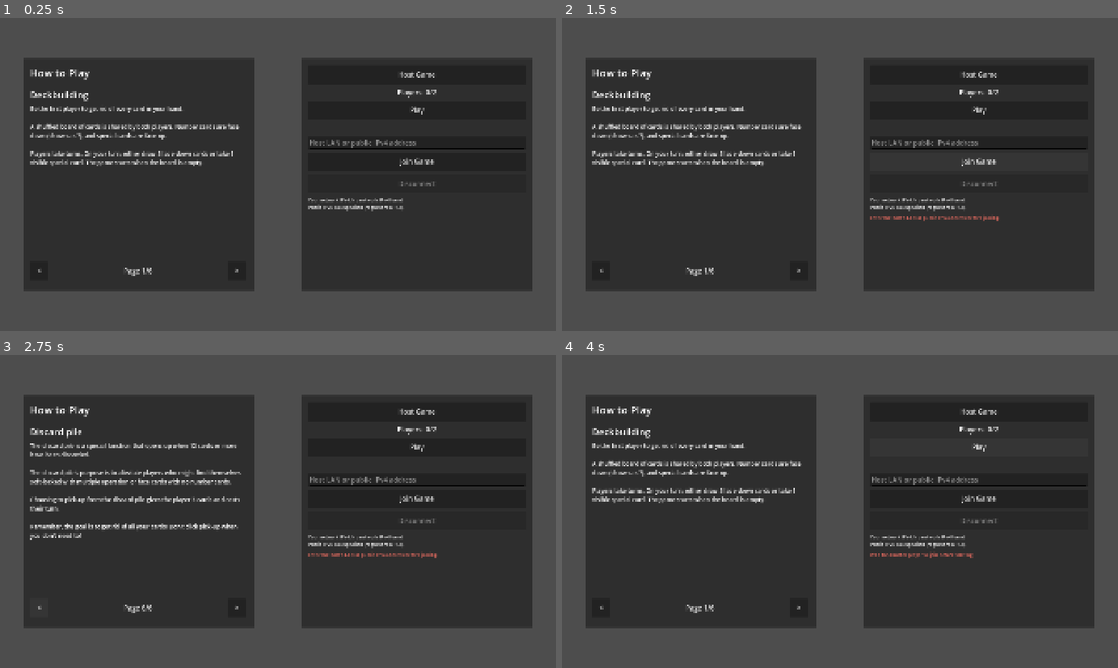
Above: before the commit, frames 1-4 (two rows, left to right).
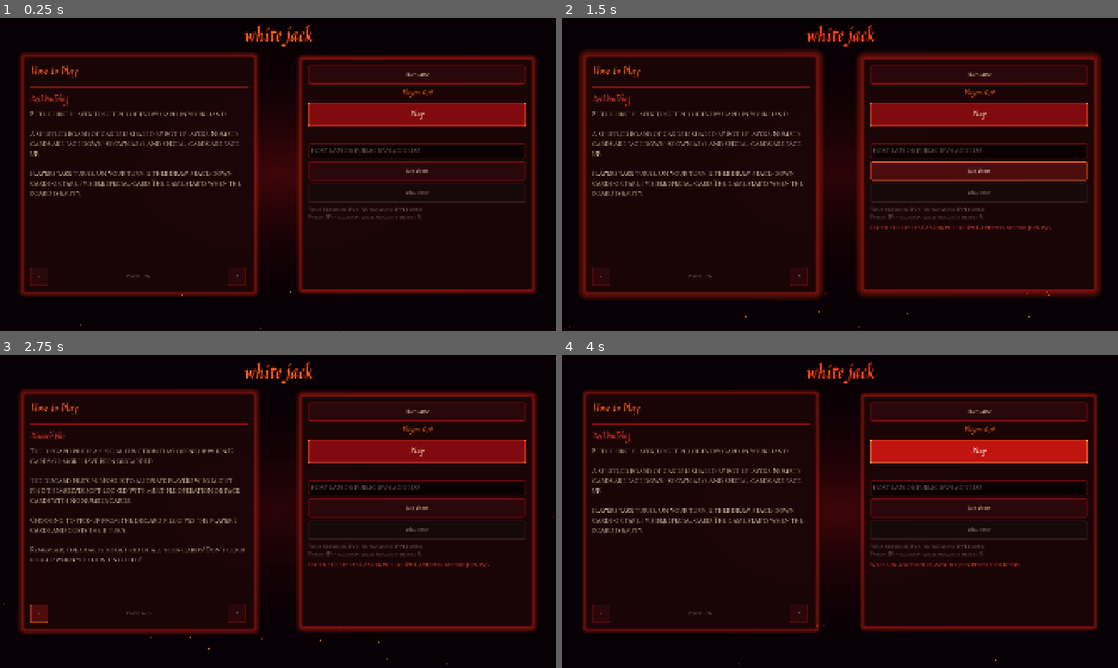
Above: after the commit, the same moments.

Repository: amechanos/Prototype-3
Game: Godot game, scene res://network_testing.tscn
Same seed, same stepped clock (60 frames per second), same inputs: the game is played once before the commit and once after it.
Inputs:
- Up to frame 1 (0.25 s): no input
- Up to frame 2 (1.5 s): click "Host Game" at 0.5 s; click "Join Game" at 1.25 s
- Up to frame 3 (2.75 s): click "<" at 2 s
- Up to frame 4 (4 s): click ">" at 2.75 s; click "Play" at 3.5 s

The runs differ from the first frame. In frame 1, 99% of the frame differs, in the area x 0-100%, y 0-100%; in frame 2, 99%; in frame 3, 99%; in frame 4, 99%.

Commit message:
changed opening screen ui to devil concept

Diff:
--- a/network_testing.gd
+++ b/network_testing.gd
@@ -2,6 +2,18 @@
 
 const PORT := 7000
 const MAX_REMOTE_PLAYERS := 1
+
+const FONT_PATH := "res://Assets/JimNightshade-Regular.ttf" #
+const BODY_FONT_PATH := "res://Assets/Cinzel-VariableFont_wght.ttf" #
+const GAME_TITLE := "white jack" #
+const COL_BG := Color(0.03, 0.0, 0.02)
+const COL_PANEL := Color(0.08, 0.015, 0.025, 0.94)
+const COL_BLOOD := Color(0.5, 0.04, 0.06)
+const COL_EMBER := Color(1.0, 0.4, 0.12)
+const COL_BONE := Color(0.93, 0.86, 0.74)
+const COL_DIM := Color(0.55, 0.45, 0.42)
+
+var _panel_style: StyleBoxFlat
 
 var _connection_active := false
 
@@ -33,6 +45,7 @@
 	return fallback_ipv4 if not fallback_ipv4.is_empty() else "No network IPv4 found"
 
 func _ready() -> void:
+	_apply_devil_look()
 	ip_label.text = "Your network IPv4: %s\nYour public IPv4: Looking up..." % get_my_local_ip()
 	_public_ip_request = HTTPRequest.new()
 	_public_ip_request.timeout = 10.0
@@ -187,7 +200,7 @@
 
 func _set_status(message: String, is_error: bool = false) -> void:
 	status_label.text = message
-	var color := Color(1.0, 0.45, 0.4) if is_error else Color(0.82, 0.88, 0.96)
+	var color := Color(1.0, 0.3, 0.25) if is_error else COL_BONE
 	status_label.add_theme_color_override("font_color", color)
 
 func _update_players() -> void:
@@ -204,3 +217,217 @@
 		remote_ids.size() + 1,
 		"\n".join(player_names)
 	]
+
+func _box(bg: Color, border: Color, border_width := 2, radius := 4, margin := 10) -> StyleBoxFlat:
+	var box := StyleBoxFlat.new()
+	box.bg_color = bg
+	box.border_color = border
+	box.set_border_width_all(border_width)
+	box.set_corner_radius_all(radius)
+	box.set_content_margin_all(margin)
+	return box
+
+
+func _build_theme() -> Theme:
+	_panel_style = _box(COL_PANEL, COL_BLOOD, 3, 6, 0)
+	_panel_style.shadow_color = Color(0.9, 0.15, 0.05, 0.5)
+	_panel_style.shadow_size = 16
+
+	var t := Theme.new()
+	if ResourceLoader.exists(FONT_PATH):
+		var font := load(FONT_PATH) as Font
+		if font != null:
+			t.default_font = font
+	t.default_font_size = 24
+
+	t.set_color("font_color", "Label", COL_BONE)
+	t.set_stylebox("panel", "PanelContainer", _panel_style)
+
+	var line := StyleBoxLine.new()
+	line.color = COL_BLOOD
+	line.thickness = 2
+	t.set_stylebox("separator", "HSeparator", line)
+	t.set_constant("separation", "HSeparator", 14)
+
+	t.set_font_size("font_size", "Button", 28)
+	t.set_color("font_color", "Button", COL_BONE)
+	t.set_color("font_hover_color", "Button", Color.WHITE)
+	t.set_color("font_pressed_color", "Button", COL_EMBER)
+	t.set_color("font_focus_color", "Button", COL_BONE)
+	t.set_color("font_disabled_color", "Button", COL_DIM)
+	t.set_stylebox("normal", "Button", _box(Color(0.16, 0.03, 0.04), COL_BLOOD))
+	t.set_stylebox("hover", "Button", _box(Color(0.3, 0.05, 0.05), COL_EMBER))
+	t.set_stylebox("pressed", "Button", _box(Color(0.08, 0.0, 0.0), COL_EMBER))
+	t.set_stylebox("disabled", "Button", _box(Color(0.08, 0.04, 0.04, 0.8), Color(0.22, 0.12, 0.12)))
+	t.set_stylebox("focus", "Button", StyleBoxEmpty.new())
+
+	for state in ["normal", "hover", "pressed", "hover_pressed", "disabled"]:
+		t.set_stylebox(state, "CheckButton", StyleBoxEmpty.new())
+
+	t.set_font_size("font_size", "LineEdit", 24)
+	t.set_color("font_color", "LineEdit", COL_BONE)
+	t.set_color("font_placeholder_color", "LineEdit", COL_DIM)
+	t.set_color("caret_color", "LineEdit", COL_EMBER)
+	t.set_color("selection_color", "LineEdit", COL_BLOOD)
+	t.set_stylebox("normal", "LineEdit", _box(Color(0.04, 0.01, 0.01), COL_BLOOD))
+	t.set_stylebox("focus", "LineEdit", _box(Color(0.06, 0.01, 0.01), COL_EMBER))
+	return t
+
+
+func _apply_devil_look() -> void:
+	theme = _build_theme()
+	_add_backdrop()
+	_add_embers()
+	_add_title()
+	_style_text()
+	_apply_body_font()
+
+	var breathe := create_tween().set_loops()
+	breathe.tween_property(_panel_style, "shadow_size", 30, 1.8).set_trans(Tween.TRANS_SINE).set_ease(Tween.EASE_IN_OUT)
+	breathe.tween_property(_panel_style, "shadow_size", 12, 1.8).set_trans(Tween.TRANS_SINE).set_ease(Tween.EASE_IN_OUT)
+
+
+func _add_backdrop() -> void:
+	var base := ColorRect.new()
+	base.color = COL_BG
+	base.mouse_filter = Control.MOUSE_FILTER_IGNORE
+	add_child(base)
+	base.set_anchors_and_offsets_preset(Control.PRESET_FULL_RECT)
+	move_child(base, 0)
+
+	var gradient := Gradient.new()
+	gradient.set_color(0, Color(0.4, 0.04, 0.05, 0.6))
+	gradient.set_color(1, Color(0.0, 0.0, 0.0, 0.0))
+	var texture := GradientTexture2D.new()
+	texture.gradient = gradient
+	texture.fill = GradientTexture2D.FILL_RADIAL
+	texture.fill_from = Vector2(0.5, 0.5)
+	texture.fill_to = Vector2(1.0, 0.5)
+	texture.width = 512
+	texture.height = 512
+
+	var glow := TextureRect.new()
+	glow.texture = texture
+	glow.expand_mode = TextureRect.EXPAND_IGNORE_SIZE
+	glow.stretch_mode = TextureRect.STRETCH_SCALE
+	glow.mouse_filter = Control.MOUSE_FILTER_IGNORE
+	add_child(glow)
+	glow.set_anchors_and_offsets_preset(Control.PRESET_FULL_RECT)
+	move_child(glow, 1)
+
+	var flicker := glow.create_tween().set_loops()
+	flicker.tween_property(glow, "modulate:a", 0.55, 2.2).set_trans(Tween.TRANS_SINE).set_ease(Tween.EASE_IN_OUT)
+	flicker.tween_property(glow, "modulate:a", 1.0, 2.2).set_trans(Tween.TRANS_SINE).set_ease(Tween.EASE_IN_OUT)
+
+
+func _add_embers() -> void:
+	var view_size := get_viewport_rect().size
+	var embers := CPUParticles2D.new()
+	embers.amount = 70
+	embers.lifetime = 7.0
+	embers.preprocess = 7.0
+	embers.emission_shape = CPUParticles2D.EMISSION_SHAPE_RECTANGLE
+	embers.emission_rect_extents = Vector2(view_size.x / 2.0, 10.0)
+	embers.position = Vector2(view_size.x / 2.0, view_size.y + 10.0)
+	embers.direction = Vector2(0, -1)
+	embers.spread = 25.0
+	embers.gravity = Vector2.ZERO
+	embers.initial_velocity_min = 30.0
+	embers.initial_velocity_max = 90.0
+	embers.scale_amount_min = 1.5
+	embers.scale_amount_max = 4.0
+
+	var fade := Gradient.new()
+	fade.set_color(0, Color(1.0, 0.6, 0.2, 0.0))
+	fade.set_color(1, Color(0.8, 0.1, 0.05, 0.0))
+	fade.add_point(0.2, Color(1.0, 0.5, 0.15, 0.9))
+	embers.color_ramp = fade
+
+	add_child(embers)
+	move_child(embers, 2)
+
+
+func _add_title() -> void:
+	var title := Label.new()
+	title.name = "GameTitle"
+	title.text = GAME_TITLE
+	title.horizontal_alignment = HORIZONTAL_ALIGNMENT_CENTER
+	title.mouse_filter = Control.MOUSE_FILTER_IGNORE
+	title.add_theme_font_size_override("font_size", 76)
+	title.add_theme_color_override("font_color", COL_EMBER)
+	title.add_theme_color_override("font_outline_color", Color(0.15, 0.0, 0.0))
+	title.add_theme_constant_override("outline_size", 8)
+	add_child(title)
+	title.anchor_right = 1.0
+	title.offset_top = 10.0
+	title.offset_bottom = 110.0
+
+	var pulse := title.create_tween().set_loops()
+	pulse.tween_property(title, "modulate", Color(1.0, 0.7, 0.6), 1.4).set_trans(Tween.TRANS_SINE).set_ease(Tween.EASE_IN_OUT)
+	pulse.tween_property(title, "modulate", Color.WHITE, 1.4).set_trans(Tween.TRANS_SINE).set_ease(Tween.EASE_IN_OUT)
+
+
+func _style_text() -> void:
+	var tutorial_title := find_child("Title", true, false) as Label
+	if tutorial_title != null:
+		tutorial_title.add_theme_font_size_override("font_size", 44)
+		tutorial_title.add_theme_color_override("font_color", COL_EMBER)
+
+	var heading := find_child("Heading", true, false) as Label
+	if heading != null:
+		heading.add_theme_font_size_override("font_size", 34)
+		heading.add_theme_color_override("font_color", Color(0.9, 0.25, 0.2))
+
+	var body := find_child("Body", true, false) as Label
+	if body != null:
+		body.add_theme_font_size_override("font_size", 24)
+		body.autowrap_mode = TextServer.AUTOWRAP_WORD_SMART
+		body.size_flags_vertical = Control.SIZE_EXPAND_FILL
+
+	var page := find_child("Page", true, false) as Label
+	if page != null:
+		page.add_theme_color_override("font_color", COL_DIM)
+		page.horizontal_alignment = HORIZONTAL_ALIGNMENT_CENTER
+
+	players_label.add_theme_font_size_override("font_size", 28)
+	players_label.add_theme_color_override("font_color", COL_EMBER)
+	players_label.horizontal_alignment = HORIZONTAL_ALIGNMENT_CENTER
+	ip_label.add_theme_font_size_override("font_size", 18)
+	ip_label.add_theme_color_override("font_color", COL_DIM)
+	status_label.add_theme_font_size_override("font_size", 22)
+
+	play_button.add_theme_font_size_override("font_size", 36)
+	play_button.add_theme_stylebox_override("normal", _box(COL_BLOOD, COL_EMBER, 2, 4, 14))
+	play_button.add_theme_stylebox_override("hover", _box(Color(0.75, 0.08, 0.06), Color(1.0, 0.7, 0.3), 2, 4, 14))
+
+func _get_body_font() -> Font:
+	if ResourceLoader.exists(BODY_FONT_PATH):
+		var font := load(BODY_FONT_PATH) as Font
+		if font != null:
+			return font
+	var fallback := SystemFont.new()
+	fallback.font_names = PackedStringArray(["Georgia", "Palatino Linotype", "Book Antiqua", "Times New Roman", "serif"])
+	return fallback
+
+
+func _apply_body_font() -> void:
+	var body_font := _get_body_font()
+
+	var body := find_child("Body", true, false) as Label
+	if body != null:
+		body.add_theme_font_override("font", body_font)
+		body.add_theme_font_size_override("font_size", 22)
+
+	var page := find_child("Page", true, false) as Label
+	if page != null:
+		page.add_theme_font_override("font", body_font)
+		page.add_theme_font_size_override("font_size", 20)
+
+	ip_label.add_theme_font_override("font", body_font)
+	ip_label.add_theme_font_size_override("font_size", 17)
+
+	status_label.add_theme_font_override("font", body_font)
+	status_label.add_theme_font_size_override("font_size", 20)
+
+	join_address.add_theme_font_override("font", body_font)
+	join_address.add_theme_font_size_override("font_size", 22)
--- a/network_testing.tscn
+++ b/network_testing.tscn
@@ -1,9 +1,9 @@
-[gd_scene load_steps=3 format=3 uid="uid://b32watm2144ur"]
+[gd_scene format=3 uid="uid://b32watm2144ur"]
 
 [ext_resource type="Script" uid="uid://bprudmac4b7md" path="res://network_testing.gd" id="1"]
 [ext_resource type="Script" uid="uid://da44xo2bgfgfv" path="res://tutorial.gd" id="2_38ca5"]
 
-[node name="NetworkTesting" type="Control"]
+[node name="NetworkTesting" type="Control" unique_id=1201349073]
 layout_mode = 3
 anchors_preset = 15
 anchor_right = 1.0
@@ -12,7 +12,7 @@
 grow_vertical = 2
 script = ExtResource("1")
 
-[node name="CenterContainer" type="CenterContainer" parent="."]
+[node name="CenterContainer" type="CenterContainer" parent="." unique_id=530104459]
 layout_mode = 1
 anchors_preset = 15
 anchor_right = 1.0
@@ -21,11 +21,11 @@
 grow_horizontal = 2
 grow_vertical = 2
 
-[node name="PanelContainer" type="PanelContainer" parent="CenterContainer"]
+[node name="PanelContainer" type="PanelContainer" parent="CenterContainer" unique_id=910819788]
 custom_minimum_size = Vector2(420, 0)
 layout_mode = 2
 
-[node name="MarginContainer" type="MarginContainer" parent="CenterContainer/PanelContainer"]
+[node name="MarginContainer" type="MarginContainer" parent="CenterContainer/PanelContainer" unique_id=1860984038]
 custom_minimum_size = Vector2(800, 800)
 layout_mode = 2
 theme_override_constants/margin_left = 24
@@ -33,57 +33,57 @@
 theme_override_constants/margin_right = 24
 theme_override_constants/margin_bottom = 24
 
-[node name="Content" type="VBoxContainer" parent="CenterContainer/PanelContainer/MarginContainer"]
+[node name="Content" type="VBoxContainer" parent="CenterContainer/PanelContainer/MarginContainer" unique_id=554300742]
 layout_mode = 2
 theme_override_constants/separation = 12
 
-[node name="HostButton" type="Button" parent="CenterContainer/PanelContainer/MarginContainer/Content"]
+[node name="HostButton" type="Button" parent="CenterContainer/PanelContainer/MarginContainer/Content" unique_id=810807662]
 unique_name_in_owner = true
 custom_minimum_size = Vector2(0, 64)
 layout_mode = 2
 theme_override_font_sizes/font_size = 24
 text = "Host Game"
 
-[node name="Players" type="Label" parent="CenterContainer/PanelContainer/MarginContainer/Content"]
+[node name="Players" type="Label" parent="CenterContainer/PanelContainer/MarginContainer/Content" unique_id=1298719175]
 unique_name_in_owner = true
 layout_mode = 2
 theme_override_font_sizes/font_size = 24
 text = "Players: 0/2"
 horizontal_alignment = 1
 
-[node name="HardModeButton" type="CheckButton" parent="CenterContainer/PanelContainer/MarginContainer/Content"]
+[node name="HardModeButton" type="CheckButton" parent="CenterContainer/PanelContainer/MarginContainer/Content" unique_id=1648841716]
 unique_name_in_owner = true
 visible = false
 layout_mode = 2
 theme_override_font_sizes/font_size = 24
 text = "Hard Mode (hide equation result)"
 
-[node name="PlayButton" type="Button" parent="CenterContainer/PanelContainer/MarginContainer/Content"]
+[node name="PlayButton" type="Button" parent="CenterContainer/PanelContainer/MarginContainer/Content" unique_id=1230960763]
 unique_name_in_owner = true
 custom_minimum_size = Vector2(0, 64)
 layout_mode = 2
 theme_override_font_sizes/font_size = 24
 text = "Play"
 
-[node name="Separator" type="HSeparator" parent="CenterContainer/PanelContainer/MarginContainer/Content"]
+[node name="Separator" type="HSeparator" parent="CenterContainer/PanelContainer/MarginContainer/Content" unique_id=1938138821]
 layout_mode = 2
 theme_override_constants/separation = 36
 
-[node name="JoinAddress" type="LineEdit" parent="CenterContainer/PanelContainer/MarginContainer/Content"]
+[node name="JoinAddress" type="LineEdit" parent="CenterContainer/PanelContainer/MarginContainer/Content" unique_id=2099335805]
 unique_name_in_owner = true
 custom_minimum_size = Vector2(0, 40)
 layout_mode = 2
 theme_override_font_sizes/font_size = 24
 placeholder_text = "Host LAN or public IPv4 address"
 
-[node name="JoinButton" type="Button" parent="CenterContainer/PanelContainer/MarginContainer/Content"]
+[node name="JoinButton" type="Button" parent="CenterContainer/PanelContainer/MarginContainer/Content" unique_id=33176581]
 unique_name_in_owner = true
 custom_minimum_size = Vector2(0, 64)
 layout_mode = 2
 theme_override_font_sizes/font_size = 24
 text = "Join Game"
 
-[node name="DisconnectButton" type="Button" parent="CenterContainer/PanelContainer/MarginContainer/Content"]
+[node name="DisconnectButton" type="Button" parent="CenterContainer/PanelContainer/MarginContainer/Content" unique_id=1000208990]
 unique_name_in_owner = true
 custom_minimum_size = Vector2(0, 64)
 layout_mode = 2
@@ -91,16 +91,16 @@
 disabled = true
 text = "Disconnect"
 
-[node name="IP" type="Label" parent="CenterContainer/PanelContainer/MarginContainer/Content"]
+[node name="IP" type="Label" parent="CenterContainer/PanelContainer/MarginContainer/Content" unique_id=1738198762]
 unique_name_in_owner = true
 layout_mode = 2
 autowrap_mode = 3
 
-[node name="Status" type="Label" parent="CenterContainer/PanelContainer/MarginContainer/Content"]
+[node name="Status" type="Label" parent="CenterContainer/PanelContainer/MarginContainer/Content" unique_id=705467359]
 unique_name_in_owner = true
 layout_mode = 2
 
-[node name="CenterContainer2" type="CenterContainer" parent="."]
+[node name="CenterContainer2" type="CenterContainer" parent="." unique_id=1952065668]
 layout_mode = 1
 anchors_preset = 15
 anchor_right = 1.0
@@ -109,11 +109,11 @@
 grow_horizontal = 2
 grow_vertical = 2
 
-[node name="PanelContainer" type="PanelContainer" parent="CenterContainer2"]
+[node name="PanelContainer" type="PanelContainer" parent="CenterContainer2" unique_id=369260913]
 custom_minimum_size = Vector2(420, 0)
 layout_mode = 2
 
-[node name="MarginContainer" type="MarginContainer" parent="CenterContainer2/PanelContainer"]
+[node name="MarginContainer" type="MarginContainer" parent="CenterContainer2/PanelContainer" unique_id=1517206544]
 custom_minimum_size = Vector2(800, 800)
 layout_mode = 2
 theme_override_constants/margin_left = 24
@@ -121,42 +121,42 @@
 theme_override_constants/margin_right = 24
 theme_override_constants/margin_bottom = 24
 
-[node name="Tutorial" type="VBoxContainer" parent="CenterContainer2/PanelContainer/MarginContainer"]
+[node name="Tutorial" type="VBoxContainer" parent="CenterContainer2/PanelContainer/MarginContainer" unique_id=1009070238]
 layout_mode = 2
 theme_override_constants/separation = 12
 script = ExtResource("2_38ca5")
 
-[node name="Title" type="Label" parent="CenterContainer2/PanelContainer/MarginContainer/Tutorial"]
+[node name="Title" type="Label" parent="CenterContainer2/PanelContainer/MarginContainer/Tutorial" unique_id=1537062590]
 layout_mode = 2
 theme_override_font_sizes/font_size = 36
 text = "How to Play"
 
-[node name="Separator2" type="HSeparator" parent="CenterContainer2/PanelContainer/MarginContainer/Tutorial"]
+[node name="Separator2" type="HSeparator" parent="CenterContainer2/PanelContainer/MarginContainer/Tutorial" unique_id=1815502224]
 layout_mode = 2
 
-[node name="Heading" type="Label" parent="CenterContainer2/PanelContainer/MarginContainer/Tutorial"]
+[node name="Heading" type="Label" parent="CenterContainer2/PanelContainer/MarginContainer/Tutorial" unique_id=553915962]
 layout_mode = 2
 theme_override_font_sizes/font_size = 32
 text = "Heading"
 
-[node name="Body" type="Label" parent="CenterContainer2/PanelContainer/MarginContainer/Tutorial"]
+[node name="Body" type="Label" parent="CenterContainer2/PanelContainer/MarginContainer/Tutorial" unique_id=401843275]
 custom_minimum_size = Vector2(0, 530)
 layout_mode = 2
 theme_override_font_sizes/font_size = 20
 text = "Body"
 autowrap_mode = 3
 
-[node name="HBoxContainer" type="HBoxContainer" parent="CenterContainer2/PanelContainer/MarginContainer/Tutorial"]
+[node name="HBoxContainer" type="HBoxContainer" parent="CenterContainer2/PanelContainer/MarginContainer/Tutorial" unique_id=629027255]
 layout_mode = 2
 theme_override_constants/separation = 245
 
-[node name="Prev" type="Button" parent="CenterContainer2/PanelContainer/MarginContainer/Tutorial/HBoxContainer"]
+[node name="Prev" type="Button" parent="CenterContainer2/PanelContainer/MarginContainer/Tutorial/HBoxContainer" unique_id=1611631997]
 custom_minimum_size = Vector2(64, 64)
 layout_mode = 2
 theme_override_font_sizes/font_size = 24
 text = "<"
 
-[node name="Page" type="Label" parent="CenterContainer2/PanelContainer/MarginContainer/Tutorial/HBoxContainer"]
+[node name="Page" type="Label" parent="CenterContainer2/PanelContainer/MarginContainer/Tutorial/HBoxContainer" unique_id=1459595327]
 custom_minimum_size = Vector2(128, 64)
 layout_mode = 2
 theme_override_font_sizes/font_size = 24
@@ -164,7 +164,7 @@
 horizontal_alignment = 1
 vertical_alignment = 1
 
-[node name="Next" type="Button" parent="CenterContainer2/PanelContainer/MarginContainer/Tutorial/HBoxContainer"]
+[node name="Next" type="Button" parent="CenterContainer2/PanelContainer/MarginContainer/Tutorial/HBoxContainer" unique_id=2054495579]
 custom_minimum_size = Vector2(64, 64)
 layout_mode = 2
 theme_override_font_sizes/font_size = 24
--- a/project.godot
+++ b/project.godot
@@ -16,7 +16,7 @@
 
 config/name="blackjack"
 run/main_scene="res://network_testing.tscn"
-config/features=PackedStringArray("4.4", "GL Compatibility")
+config/features=PackedStringArray("4.7", "GL Compatibility")
 config/icon="res://icon.svg"
 
 [autoload]
--- a/tutorial.gd
+++ b/tutorial.gd
@@ -11,7 +11,7 @@
 	["The Main Round", "Each round shows a target number between 12 and 30. Click cards in your hand in the order you want …(336 unchanged characters)…
 	["Building Equations", "Cards are read left to right while also following BODMAS. There are no brackets within the gam …(202 unchanged characters)…
 	["Winning a Round", "Get as close as you can to the target without going over, similar to Blackjack. \n\nBoth Under -  …(201 unchanged characters)…
-	["Special cards", "All face cards have special abilities. \n\nKing (Variable) - The card becomes any number from 1 to 10 of your liking. \n\nQueen (1) - If your opponent wins, they discard only half as many cards (rounded down). Two Queens mean they discard none. \n\nJack (10) - Increase or decrease t …(277 unchanged characters)…
+	["Special cards", "All face cards have special abilities. \n\nKing (Variable) - The card becomes any number from 1 to 10 of your liking. \n\nQueen (0) - Double-edged. If either player plays a Queen, the last two number cards in both players’ equations are voided and don’t count toward the result. The Queen itself adds nothing. \n\nJack (10) - Increase or decrease t …(277 unchanged characters)…
 	["Discard pile", "The discard pile is a special function that opens up when 12 cards or more have been discarded. \n\n …(344 unchanged characters)…
 ]
 
Binary file added: Assets/Cinzel-VariableFont_wght.ttf
Not shown, added: Assets/Cinzel-VariableFont_wght.ttf.import
Binary file added: Assets/JimNightshade-Regular.ttf
Not shown, added: Assets/JimNightshade-Regular.ttf.import
